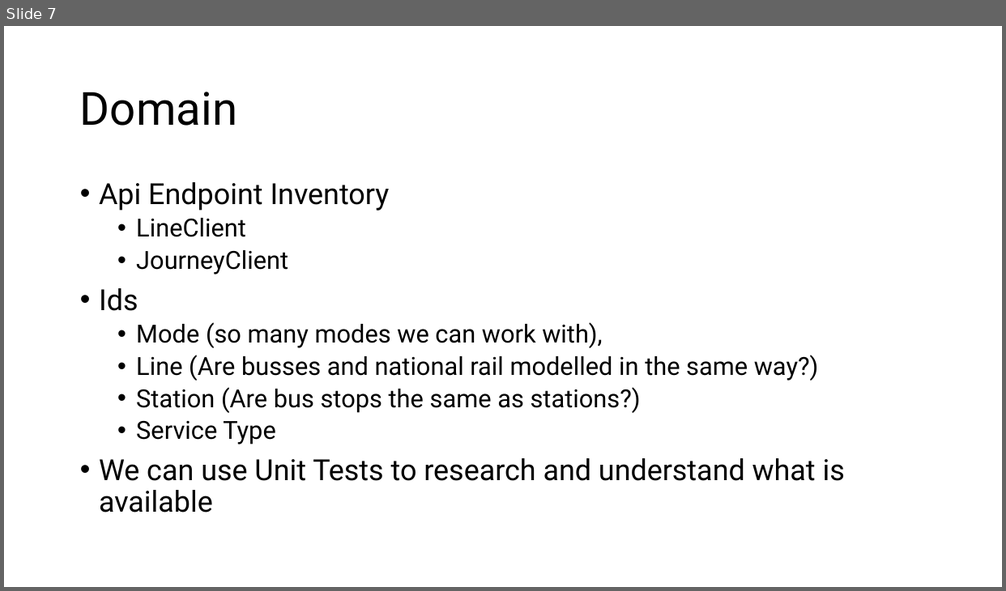
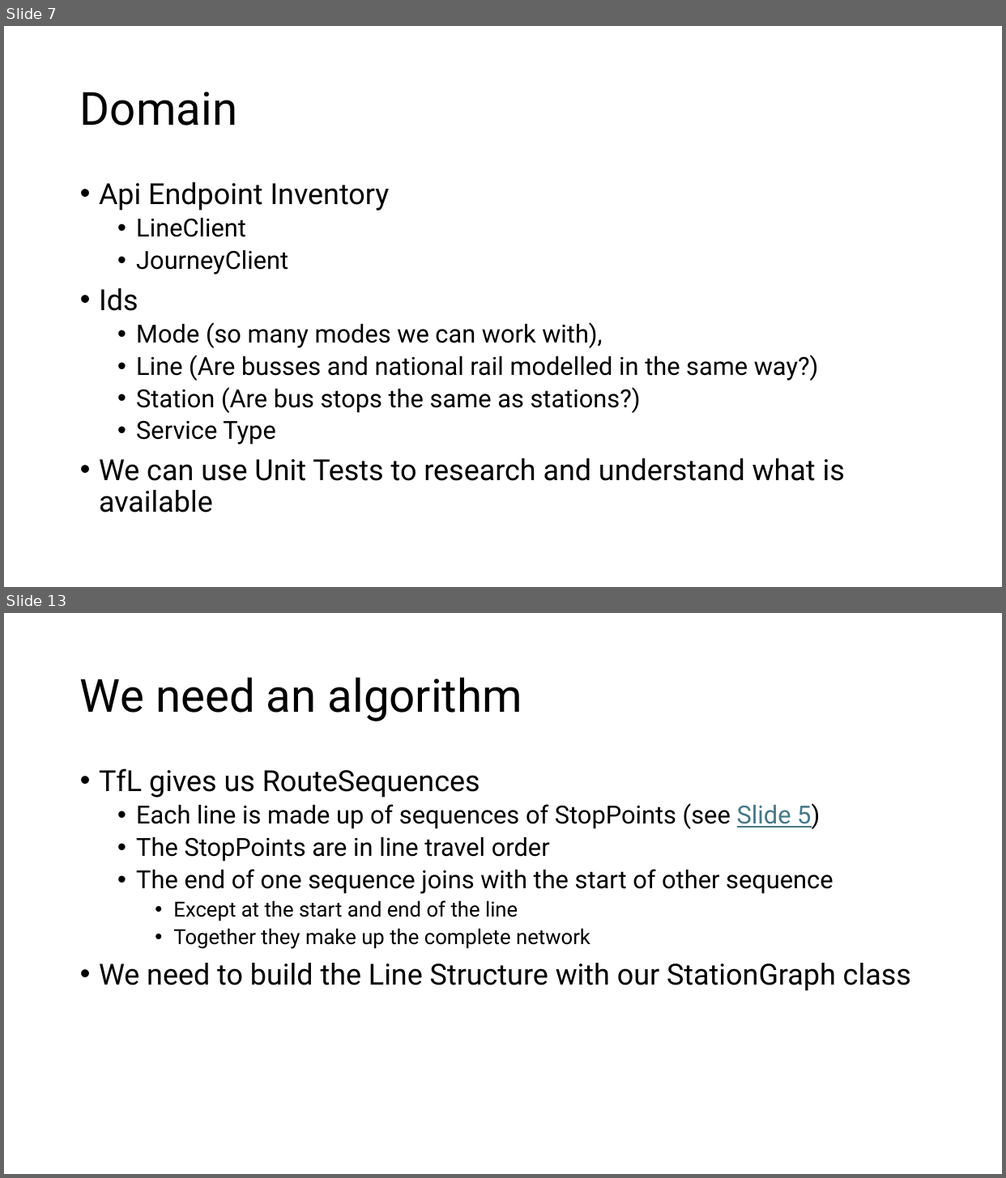
Before and after one commit to wai-t/CSIntro, a slide deck: ClassNotes/The Tfl Project.pptx. Shown one above the other, each under a label of ours: slide 7 before the commit, slides 7 and 13 after it; the slides between them are not shown. The pictures are 1006x591 and 1006x1178 pixels, drawn with LibreOffice and Linux fonts; fonts in the diff are those of the drawing. Boxes give left, top, right and bottom in pixels: in the first picture for what was removed or moved away, otherwise in the second. Text is boxed around its words. In the diff, an @@ line names an element or a change of style, - is before the commit and + after.

```diff
--- a/ClassNotes/The Tfl Project.pptx
+++ b/ClassNotes/The Tfl Project.pptx
@@ slide 13 added at [4,613,1002,1174], background #FFFFFF @@
@@ title added at [80,677,522,722], 44 pt, text #000000 @@
+We need an algorithm
@@ text added at [99,769,911,991], 24 pt, text #000000 @@
+• TfL gives us RouteSequences
+  • Each line is made up of sequences of StopPoints (see Slide 5)
+  • The StopPoints are in line travel order
+  • The end of one sequence joins with the start of other sequence
+    • Except at the start and end of the line
+    • Together they make up the complete network
+• We need to build the Line Structure with our StationGraph class
```
Also in this commit, not shown: 8 other slides added.
